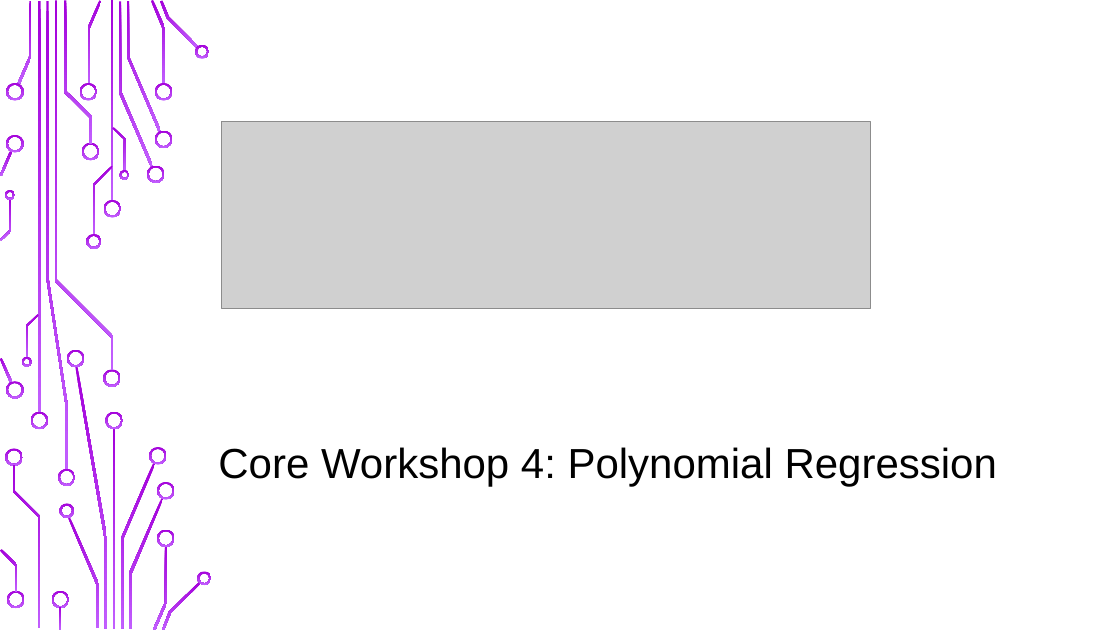
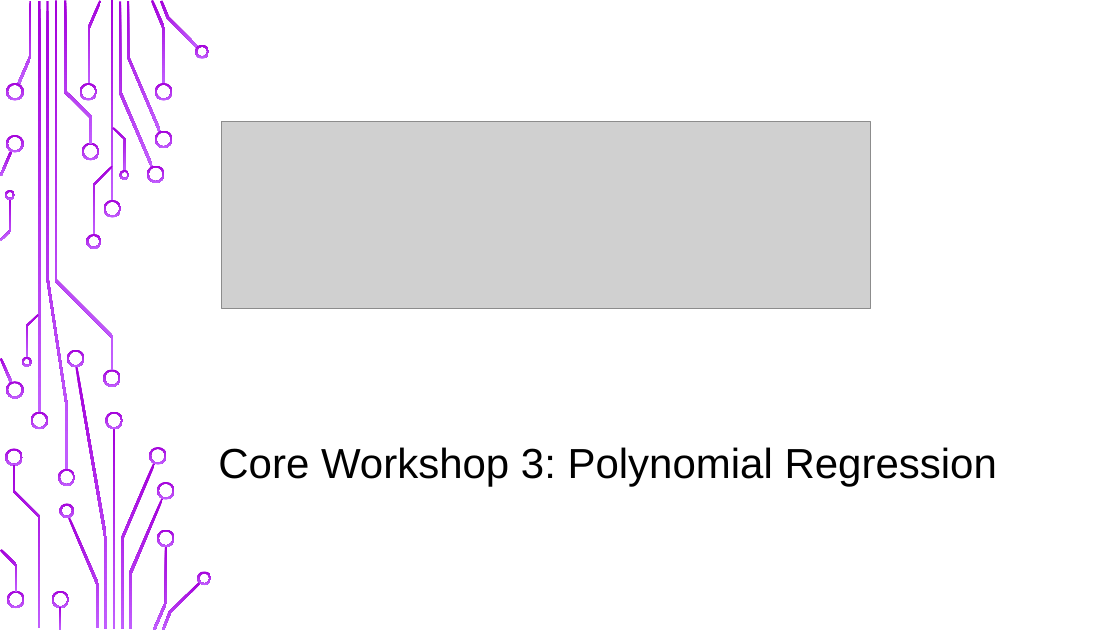
Before and after one commit to UOMDSS/workshops-2021-2022, a slide deck: slide 1 of Workshop 4: Polynomial Regression/Presentation.pptx. Drawn at 1120x630 pixels with LibreOffice and Linux fonts; fonts in the diff are those of the drawing; grey boxes stand for pictures; background and template pictures are left out. Boxes give left, top, right and bottom in pixels: in the first picture for what was removed or moved away, otherwise in the second. Text is boxed around its words. In the diff, an @@ line names an element or a change of style, - is before the commit and + after.

Commit message:
Updated workshop 4 to workshop 3

```diff
--- a/Workshop 4: Polynomial Regression/Presentation.pptx
+++ b/Workshop 4: Polynomial Regression/Presentation.pptx
@@ subtitle at <box>218,447,997,487</box>: text changed @@
-Core Workshop 4: Polynomial Regression
+Core Workshop 3: Polynomial Regression
```
